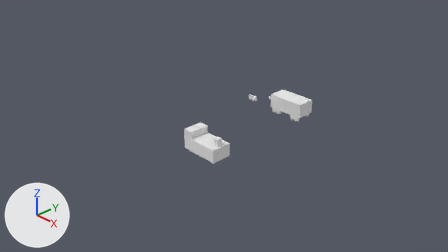
One commit to the Blender file dae/trainset/train.blend: the scene before it, then after it.
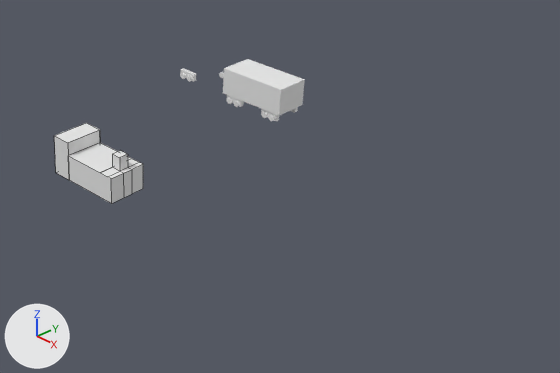
Old and new are each drawn from the file's camera 'Camera' and again close up on the part from 35% to 99% of the width and 23% to 99% of the height. Every picture has the same lights, and +X, +Y and +Z are marked at lower left. The close-ups show mesh edges as thin lines.

Names of what the first close-up shows: 'train_car_0', 'train_car_1'.
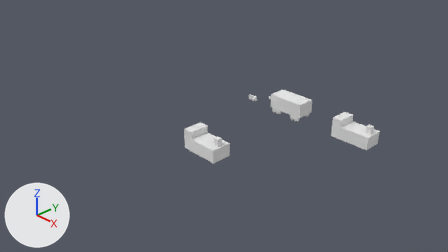
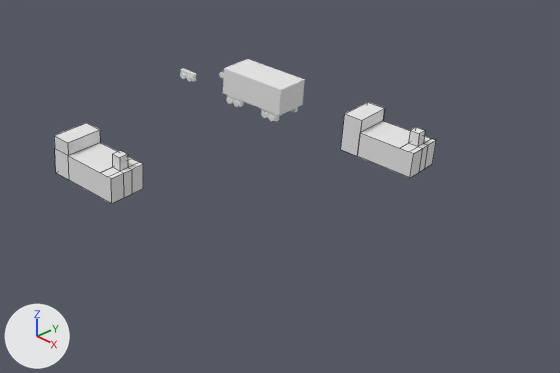
Commit message: started work on a new engine geo

What the commit changed:
Material 'train_car_1_mat.001' (mat_train_car_1_mat_001) is new.
Its base color is (0.8, 0.8, 0.8) (white #e7e7e7).
Mesh me_tran_car_1_geo_001 is new.
It has 30 vertices, 22 faces and spans x -0.5..0.5, y -0.25..0.25, z -0.25..0.25.
It uses material mat_train_car_1_mat_001 (white #e7e7e7).
Object 'train_car_1_old' (ob_train_car_1_old) is new; it shows me_tran_car_1_geo_001.
Its location is (2.0, 3.0, 0.0).

Boxes [x1, y1, x2, y2] around the edits, measured in the close-ups (560 x 373 px):
'train_car_1_old', added: after [341, 102, 436, 178]
